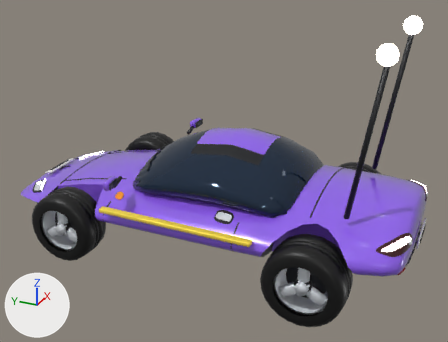
A saved change to the glTF model godot/assets/cars/volt.glb.
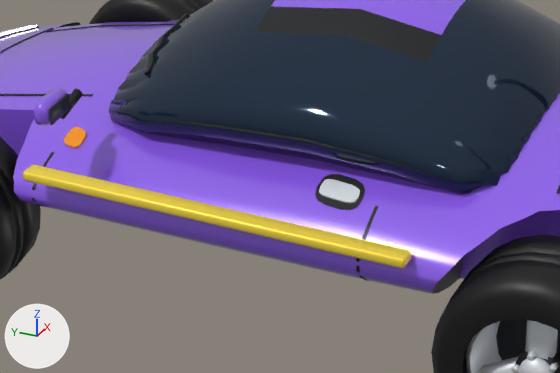
The first picture shows the older version from a camera (50 mm lens) standing at (-5.44, -2.54, 3.59) and looking at (-0.09, -0.14, 0.92). The close-ups show the older and then the newer version on the part from 20% to 69% of the width and 41% to 84% of the height of that picture. Only the edits that show in the close-ups are written down. The lights are fixed; the arrows at lower left show +X, +Y and +Z. Vertices at exactly the same position are counted once.

Objects in the first close-up: 'Body', 'Wheel_FL', 'Wheel_FR', 'Wheel_RL'.
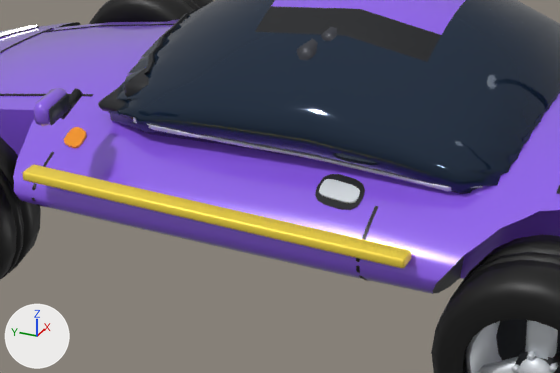
The change, as a diff of the scene's bpy script:
```diff
--- a/godot/assets/cars/volt.glb.py
+++ b/godot/assets/cars/volt.glb.py
@@ me_body @@
 # used by ob_body; location = (0.0, 0.0, 0.0)
-me_body.from_pydata(...)  # 3600 vertices, 6573 faces; spans x -1.02..1.02, y -2.16..2.22, z 0.31..2.51
+me_body.from_pydata(...)  # 3944 vertices, 7217 faces; spans x -1.02..1.02, y -2.16..2.22, z 0.31..2.51
+# me_body part 1: 344 vertices added at x -0.71..0.71, y -0.96..0.71, z 0.81..1.25
 me_body.materials.append(mat_paint)
```

Pixel boxes (x1, y1, x2, y2) of what changed, in the close-ups (560 x 373 px):
part 1 of me_body, added (mostly hidden)
    after: (98, 27, 483, 192)
